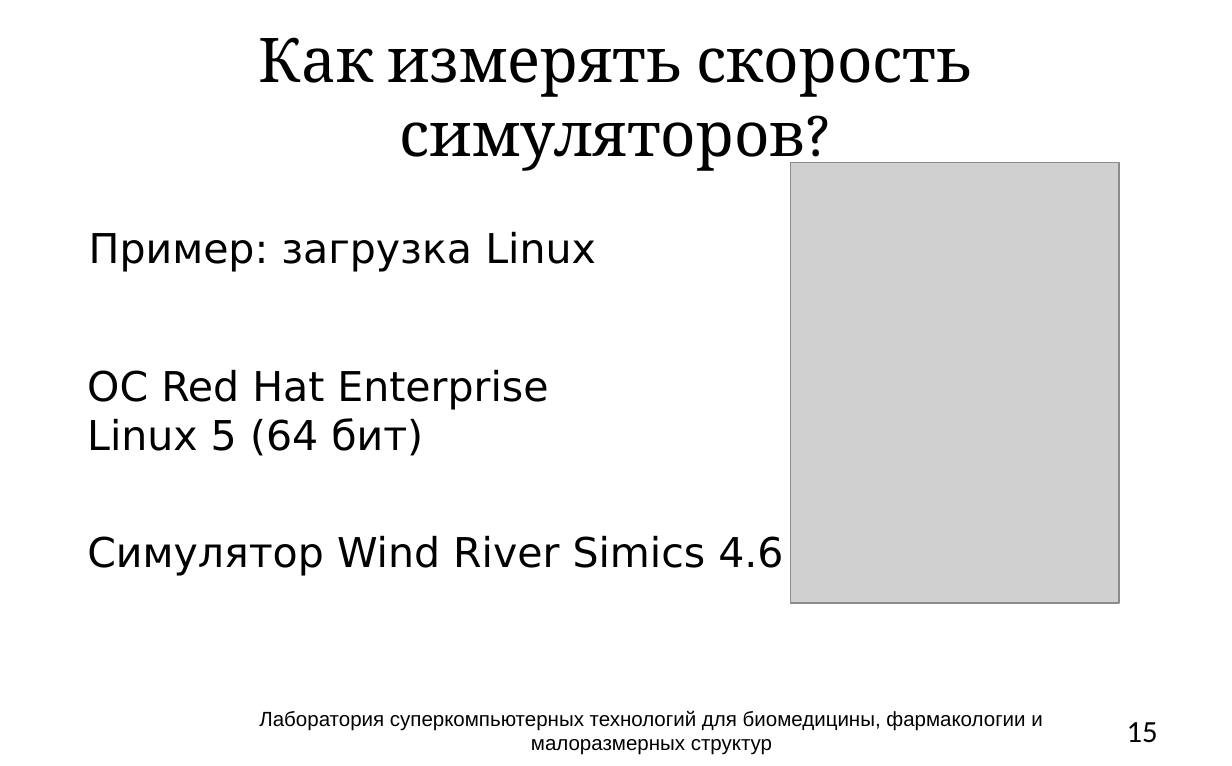
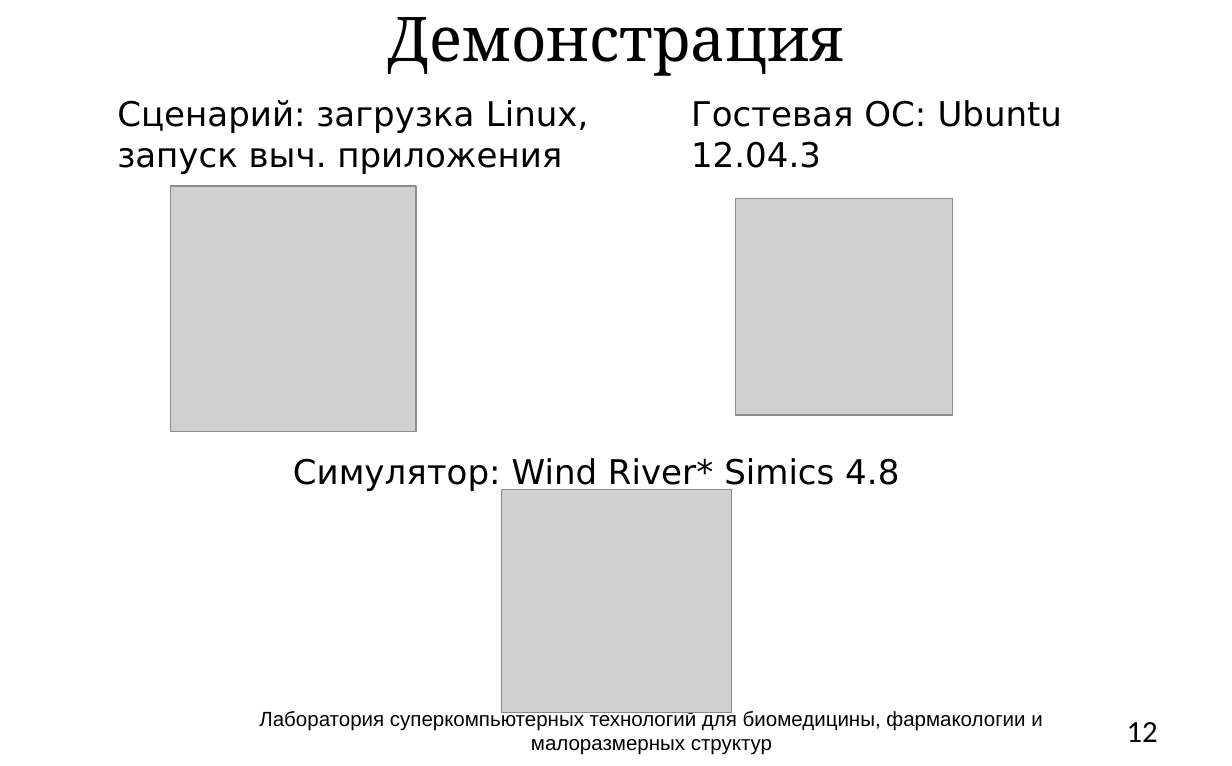
Before and after one commit to atakua/simlectures-archive, a slide deck: slide 12 of lecture02-what-to-simulate/lecture02-common-questions.pptx (slide 15 before the commit). Drawn at 1232x766 pixels with LibreOffice and Linux fonts; fonts in the diff are those of the drawing; grey boxes stand for pictures; background and template pictures are left out. Boxes give left, top, right and bottom in pixels: in the first picture for what was removed or moved away, otherwise in the second. Text is boxed around its words. In the diff, an @@ line names an element or a change of style, - is before the commit and + after.

```diff
--- a/lecture02-what-to-simulate/lecture02-common-questions.pptx
+++ b/lecture02-what-to-simulate/lecture02-common-questions.pptx
@@ title at (x1=388, y1=17, x2=844, y2=76): text changed @@
-Как измерять скорость симуляторов?
+Демонстрация
@@ text added at (x1=117, y1=100, x2=589, y2=174), 19.9 pt, text #000000 @@
+Сценарий: загрузка Linux,
+запуск выч. приложения
@@ text added at (x1=691, y1=100, x2=1063, y2=168), 19.9 pt, text #000000 @@
+Гостевая ОС: Ubuntu 12.04.3
@@ picture removed at (x1=791, y1=163, x2=1120, y2=602) @@
@@ picture added at (x1=170, y1=186, x2=415, y2=431) @@
@@ picture added at (x1=736, y1=198, x2=952, y2=415) @@
@@ text removed at (x1=89, y1=231, x2=596, y2=272) @@
-Пример: загрузка Linux
@@ text removed at (x1=87, y1=369, x2=548, y2=456) @@
-ОС Red Hat Enterprise Linux 5 (64 бит)
@@ text at (x1=293, y1=458, x2=899, y2=492): text changed; size 24 to 19.9 pt @@
-Симулятор Wind River Simics 4.6
+Симулятор: Wind River* Simics 4.8
@@ picture added at (x1=501, y1=490, x2=731, y2=713) @@
@@ page number at (x1=1127, y1=722, x2=1158, y2=742): text changed @@
-15
+12
```
Also in this commit, not shown: 15 other slides changed, 1 slide added, 4 slides removed, 1 other file.
